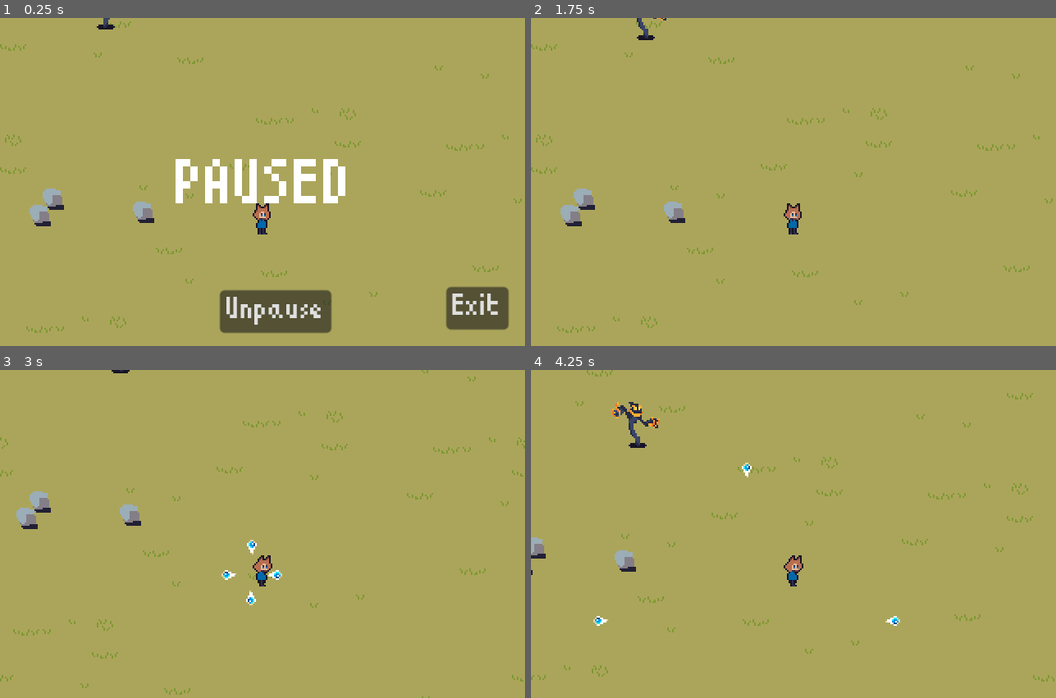
Above: before the commit, frames 1-4 (two rows, left to right).
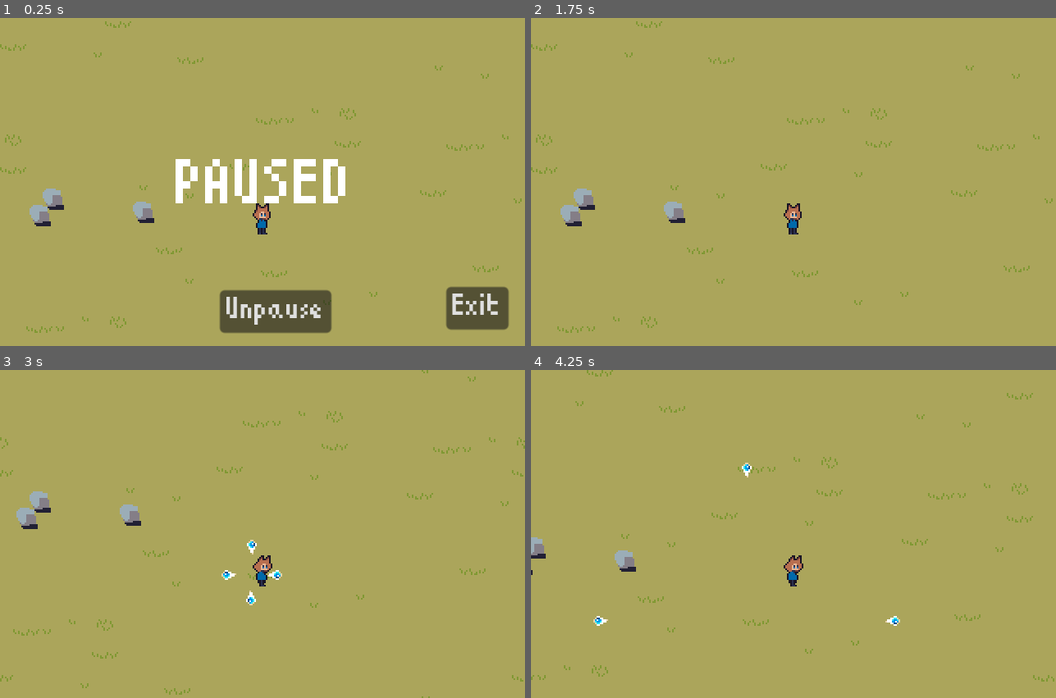
Above: after the commit, the same moments.

Repository: ColtonPhillips/its-spreading
Game: Godot game, scene res://scenes/world.tscn
Same seed, same stepped clock (60 frames per second), same inputs: the game is played once before the commit and once after it.
Inputs:
- Up to frame 1 (0.25 s): no input
- Up to frame 2 (1.75 s): tap Enter at 0.5 s; hold D (move_right) 0.53-1.25 s; click "Unpause" at 1.25 s
- Up to frame 3 (3 s): hold S (move_down) 2.03-2.78 s; hold D (move_right) from 2.78 s (still down)
- Up to frame 4 (4.25 s): release D (move_right) at 3.53 s; hold W (move_up) from 3.53 s (still down)

The runs differ from the first frame. In frame 1, less than 0.1% of the frame differs, in the area x 18-22%, y 0-4%; in frame 2, 0.1%; in frame 3, less than 0.1%; in frame 4, 0.4%, in the area x 15-25%, y 9-24%.

Commit message:
tweak design a bit

Diff:
--- a/scenes/enemy/fire_orb_enemy.tscn
+++ b/scenes/enemy/fire_orb_enemy.tscn
@@ -13,7 +13,7 @@
 radius = 6.0
 
 [node name="FireOrbEnemy" instance=ExtResource("1_ni0a7")]
-hp = 100
+hp = 50
 
 [node name="Sprite2D" parent="." index="0"]
 position = Vector2(0, -15)
--- a/scenes/world.tscn
+++ b/scenes/world.tscn
@@ -1,11 +1,29 @@
-[gd_scene load_steps=7 format=3 uid="uid://27phkm3uydxm"]
+[gd_scene load_steps=11 format=3 uid="uid://27phkm3uydxm"]
 
 [ext_resource type="Texture2D" uid="uid://5dtxv8q8u4ae" path="res://art/grass.png" id="1_3fkv3"]
 [ext_resource type="PackedScene" uid="uid://c3vntakhy0jq7" path="res://scenes/player/player.tscn" id="1_5kmuy"]
 [ext_resource type="PackedScene" uid="uid://x43epic8paf7" path="res://scenes/gameplay/enemy_spawner.tscn" id="3_luq5g"]
+[ext_resource type="PackedScene" uid="uid://bjopb88sq766e" path="res://scenes/enemy/fire_orb_enemy.tscn" id="4_p1ix0"]
 [ext_resource type="PackedScene" uid="uid://dkiuk5y53nmy2" path="res://scenes/enemy/wisp_enemy.tscn" id="4_y0un6"]
+[ext_resource type="Script" path="res://scenes/gameplay/spawn_info.gd" id="5_7m54o"]
 [ext_resource type="PackedScene" uid="uid://ds5t4tdidh3t8" path="res://scenes/obstacles/rock.tscn" id="6_kl1yl"]
 [ext_resource type="PackedScene" uid="uid://yg11qveki1pj" path="res://scenes/gui/menu.tscn" id="7_pyd75"]
+
+[sub_resource type="Resource" id="Resource_3yj5a"]
+script = ExtResource("5_7m54o")
+time_start = 0
+time_end = 120
+enemy = ExtResource("4_p1ix0")
+enemy_num = 2
+enemy_spawn_delay = 1
+
+[sub_resource type="Resource" id="Resource_b4d00"]
+script = ExtResource("5_7m54o")
+time_start = 30
+time_end = 60
+enemy = ExtResource("4_y0un6")
+enemy_num = 1
+enemy_spawn_delay = 2
 
 [node name="World" type="Node2D"]
 
@@ -21,12 +39,8 @@
 [node name="Player" parent="YSortableSceneGraph" instance=ExtResource("1_5kmuy")]
 position = Vector2(0, -3)
 
-[node name="WispEnemy" parent="YSortableSceneGraph" instance=ExtResource("4_y0un6")]
-position = Vector2(-95, -143)
-collision_layer = 1
-collision_mask = 1
-
 [node name="EnemySpawner" parent="YSortableSceneGraph" instance=ExtResource("3_luq5g")]
+spawns = Array[ExtResource("5_7m54o")]([SubResource("Resource_3yj5a"), SubResource("Resource_b4d00")])
 
 [node name="Rock" parent="YSortableSceneGraph" instance=ExtResource("6_kl1yl")]
 position = Vector2(-143, -23)
